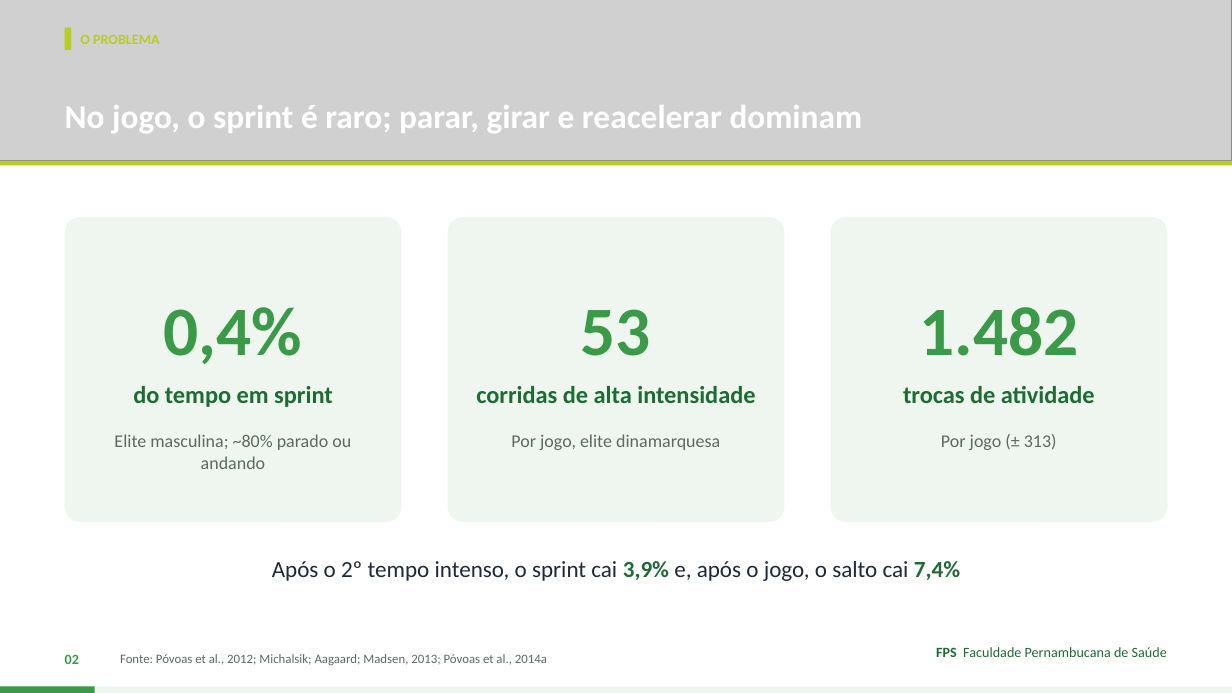
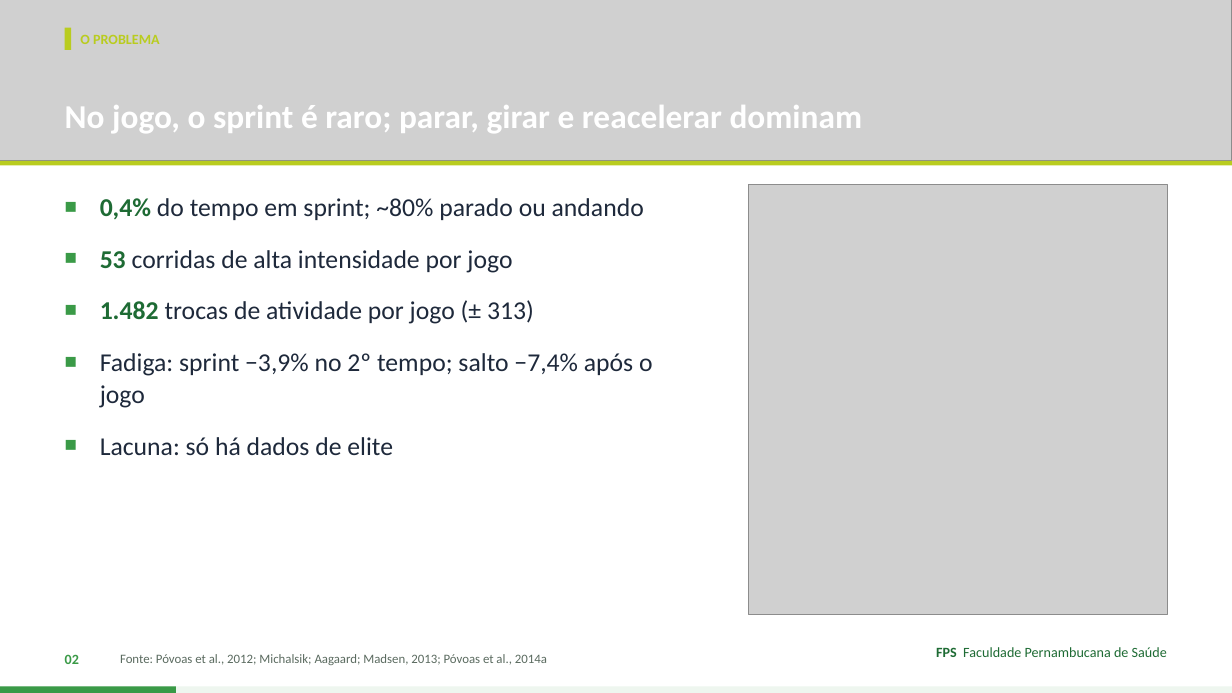
Before and after one commit to Institutomoraisandrade/CRM, a slide deck: slide 2 of trabalho-fps/trabalhos/2026-11-11-handebol-rsa/apresentacao.pptx. Drawn at 1232x693 pixels with LibreOffice and Linux fonts; fonts in the diff are those of the drawing; grey boxes stand for pictures. Boxes give left, top, right and bottom in pixels: in the first picture for what was removed or moved away, otherwise in the second. Text is boxed around its words. In the diff, an @@ line names an element or a change of style, - is before the commit and + after.

```diff
--- a/trabalho-fps/trabalhos/2026-11-11-handebol-rsa/apresentacao.pptx
+++ b/trabalho-fps/trabalhos/2026-11-11-handebol-rsa/apresentacao.pptx
@@ text added at [100, 198, 653, 455], 20 pt, text #1E293B @@
+■ 0,4% do tempo em sprint; ~80% parado ou andando
+■ 53 corridas de alta intensidade por jogo
+■ 1.482 trocas de atividade por jogo (± 313)
+■ Fadiga: sprint −3,9% no 2º tempo; salto −7,4% após o jogo
+■ Lacuna: só há dados de elite
@@ picture added at [749, 185, 1167, 615] @@
@@ rounded rectangle removed at [65, 217, 401, 522] @@
@@ rounded rectangle removed at [447, 217, 784, 522] @@
@@ rounded rectangle removed at [831, 217, 1167, 522] @@
@@ text removed at [164, 307, 302, 364] @@
-0,4%
@@ text removed at [581, 309, 651, 356] @@
-53
@@ text removed at [919, 307, 1078, 356] @@
-1.482
@@ text removed at [133, 386, 333, 407] @@
-do tempo em sprint
@@ text removed at [476, 386, 755, 403] @@
-corridas de alta intensidade
@@ text removed at [903, 386, 1095, 403] @@
-trocas de atividade
@@ text removed at [114, 434, 351, 469] @@
-Elite masculina; ~80% parado ou andando
@@ text removed at [511, 434, 720, 450] @@
-Por jogo, elite dinamarquesa
@@ text removed at [941, 434, 1057, 450] @@
-Por jogo (± 313)
@@ text removed at [272, 561, 960, 581] @@
-Após o 2º tempo intenso, o sprint cai 3,9% e, após o jogo, o salto cai 7,4%
@@ rectangle: place and size @@
-rectangle at [0, 687, 95, 693]
+rectangle at [0, 687, 176, 693]
```
Also in this commit, not shown: 12 other slides changed, 1 slide added, 15 slides removed, 4 other files.
